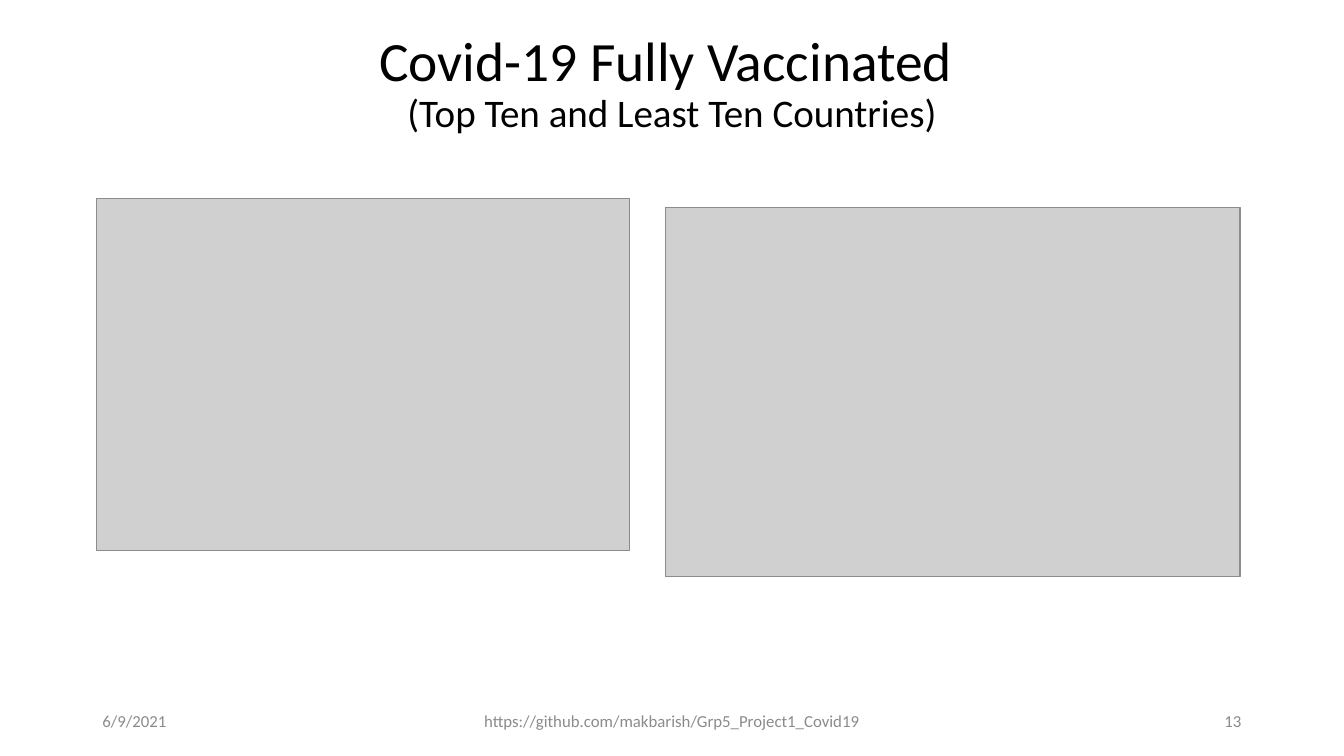
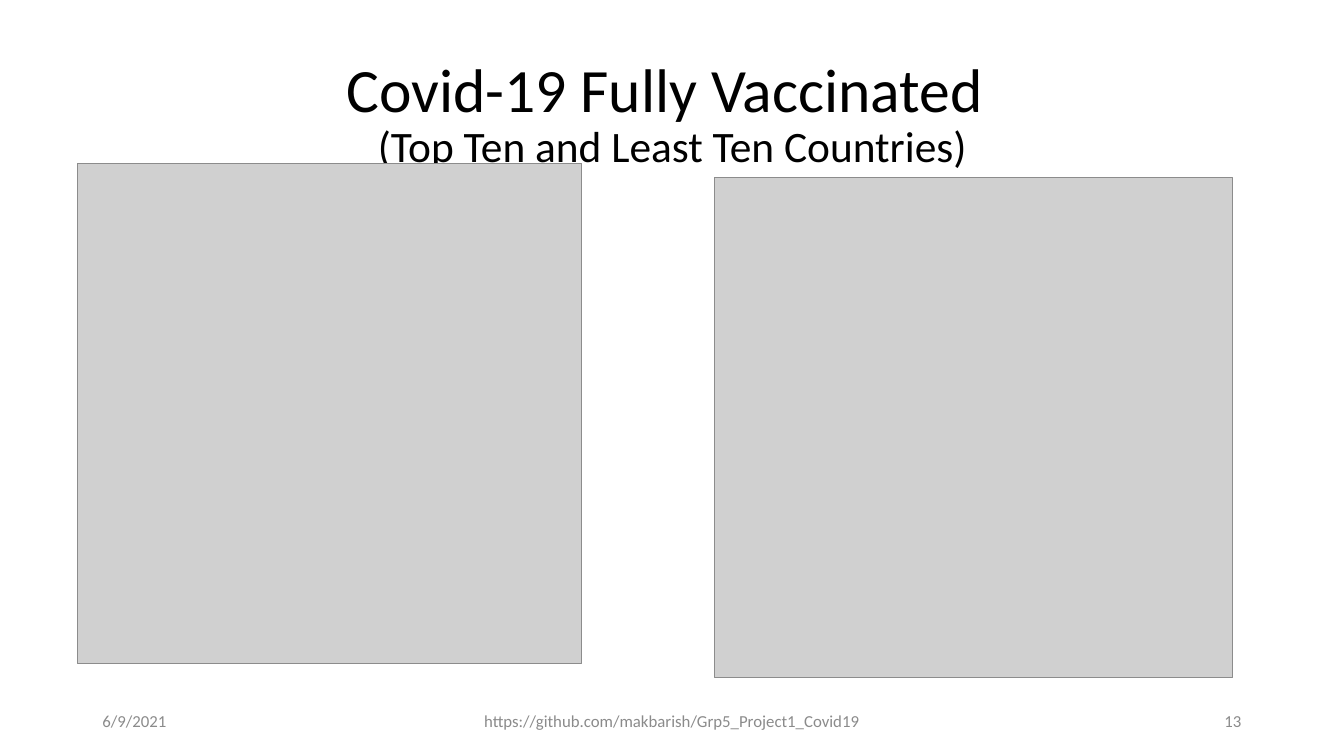
Before and after one commit to makbarish/Grp5_Project1_Covid19, a slide deck: slide 13 of Clay/Novel_Corona_Virus_2019_v2.pptx. Drawn at 1344x756 pixels with LibreOffice and Linux fonts; fonts in the diff are those of the drawing; grey boxes stand for pictures. Boxes give left, top, right and bottom in pixels: in the first picture for what was removed or moved away, otherwise in the second. Text is boxed around its words. In the diff, an @@ line names an element or a change of style, - is before the commit and + after.

```diff
--- a/Clay/Novel_Corona_Virus_2019_v2.pptx
+++ b/Clay/Novel_Corona_Virus_2019_v2.pptx
@@ title "Covid-19 Fully Vaccinated (Top Ten ..." at (346,69,982,174): size 39.6 to 44 pt in "Covid-19 Fully Vaccinated"; size 27.9 to 31 pt in "(Top Ten and Least Ten Countries)" @@
@@ picture: place and size @@
-picture at (96,198,629,551)
+picture at (77,163,582,664)
@@ picture: place and size @@
-picture at (665,208,1240,577)
+picture at (715,177,1233,679)
```
Also in this commit, not shown: 9 other slides changed, 2 slides added.
